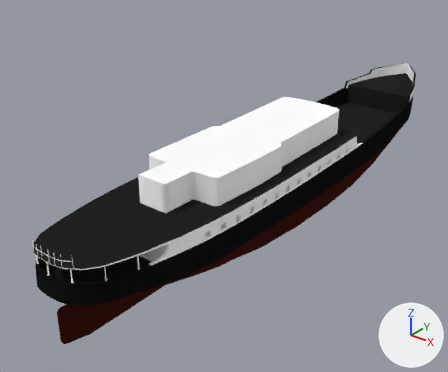
One commit to the Blender file Content/New 3D Models/SM_Ship_001.blend: the scene before it, then after it.
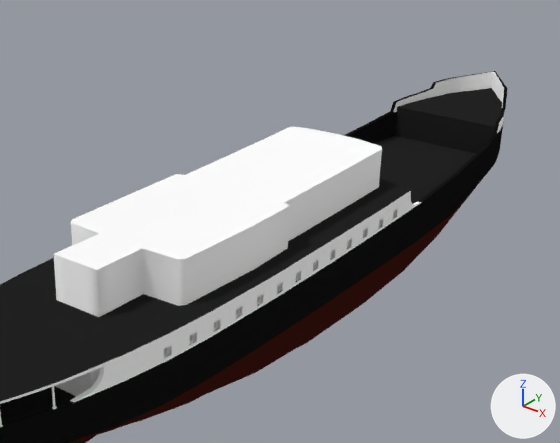
The first picture shows the older version from a 50 mm camera at (2.47, -3.86, 2.09) aimed at (-0.28, -0.42, -0.04). The close-ups show both versions on the part from 24% to 100% of the width and 5% to 78% of the height of that picture; other places that the commit changed are outside them. The lights are fixed; the arrows at lower right show +X, +Y and +Z.

Objects in the first close-up: 'Body', 'MainDeck', 'MainDeck_SideWalls', 'UpperDeck'.
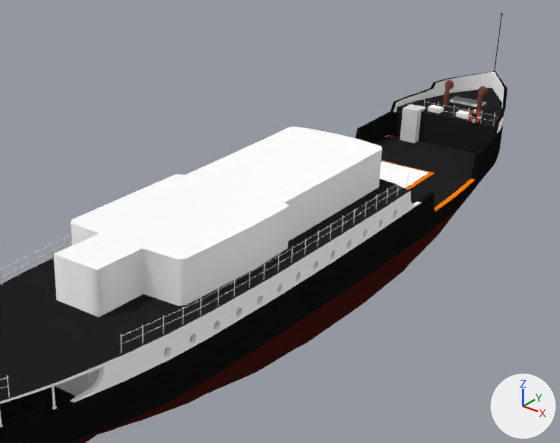
Boxes (x1, y1, x2, y2) around the edits, measured in the close-ups (560 x 443 px):
'Body', reshaped
    before: (0, 71, 507, 443)
    after: (0, 13, 507, 443)
'MainDeck', reshaped
    before: (0, 88, 502, 424)
    after: (0, 88, 502, 443)
'MainDeck_Hatch', added
    after: (380, 160, 434, 190)
'Cube.002', added
    after: (400, 104, 425, 143)
'UpperDeck_SideRails', added
    after: (0, 176, 409, 353)
'FrontPipe', added
    after: (443, 80, 488, 113)
'Lifebuoy_002', added
    after: (468, 110, 481, 123)
'FrontRails', added
    after: (400, 95, 495, 126)
part 1 of me_cube_002, added
    after: (494, 13, 503, 72)
part 2 of me_cube_002, built on
    before: (344, 122, 488, 224)
    after: (0, 111, 504, 443)
part 3 of me_cube_009, added
    after: (450, 96, 486, 107)
part 4 of me_cube_009, added
    after: (428, 105, 469, 119)
part 5 of me_cube_009, built on
    before: (34, 230, 364, 411)
    after: (34, 147, 473, 411)
part 6 of me_cube_011, built on
    both: (161, 207, 400, 361)

The change, as a list of edits to the scene's bpy script:
```text
Change me_cube_002:
    used by ob_body; location = (0.0, 0.0, 0.0); rotation_euler = (0.0, 0.0, 18.85), in degrees (0, 0, 0); scale = (-0.363, 0.363, 0.363)
    remove me_cube_002.from_pydata(...)  # 426 vertices, 390 faces; spans x -1.16..0.0, y -6.29..6.28, z -0.87..1.21
    add me_cube_002.from_pydata(...)  # 677 vertices, 662 faces; spans x -1.16..0.02, y -6.35..6.28, z -0.87..2.21
    me_cube_002 part 1: a new loose piece of 59 vertices spanning x -0.02..0.02, y 6.2..6.25, z 1.2..2.21, in mat_frontpole (brown #904c1b)
    me_cube_002 part 2: 2 vertices removed from x -1.11..-1.05, y 2.63, z 0.61; 135 vertices added at x -1.16..0.0, y -6.28..6.23, z -0.87..0.75
    add me_cube_002.materials.append(mat_frontpole)  # brown #904c1b
    add me_cube_002.materials.append(mat_yellow)  # orange #ff8001
Change me_cube_009:
    used by ob_maindeck; location = (0.0, 0.0, 0.0); rotation_euler = (0.0, 0.0, 21.99), in degrees (0, 0, 180); scale = (-0.363, 0.363, 0.363)
    remove me_cube_009.from_pydata(...)  # 422 vertices, 354 faces; spans x 0.0..1.09, y -6.16..6.21, z 0.21..0.92
    add me_cube_009.from_pydata(...)  # 1419 vertices, 1401 faces, 5 loose edges; spans x -0.35..1.09, y -6.2..6.21, z 0.17..0.92
    me_cube_009 part 3: a new loose piece, a box spanning x -0.273..0.273, y -5.37..-5.139, z 0.83..0.913, in mat_uperdeck_walls (white #ffffff)
    me_cube_009 part 4: a new loose piece, a box spanning x -0.354..-0.145, y -4.653..-4.504, z 0.828..0.915, in mat_uperdeck_walls (white #ffffff)
    me_cube_009 part 5: 35 vertices moved from x 0.0..0.86, y -1.05..4.65, z 0.21..0.77 to x 0.02..0.82, y -1.05..4.65, z 0.21..0.8; 193 vertices removed from x 0.0..1.09, y -1.05..4.65, z 0.21..0.81; 1166 vertices added at x 0.0..1.09, y -3.22..4.65, z 0.21..0.81
    add me_cube_009.materials.append(mat_uperdeck_walls)  # white #ffffff
    add me_cube_009.materials.append(mat_maindeck_windows)  # white #ffffff
    add me_cube_009.materials.append(mat_maindeck_doors)  # black #271816
    add me_cube_009.materials.append(mat_maindeck_windsheilds)  # blue #34b1ff
Change me_cube_011:
    used by ob_maindeck_sidewalls; location = (0.0, 0.0, 0.0); rotation_euler = (0.0, 0.0, 21.99), in degrees (0, 0, 180); scale = (-0.363, 0.363, 0.363)
    remove me_cube_011.from_pydata(...)  # 514 vertices, 434 faces; spans x 0.87..1.15, y -1.45..5.06, z 0.49..0.81
    add me_cube_011.from_pydata(...)  # 514 vertices, 538 faces; spans x 0.87..1.15, y -1.45..5.06, z 0.49..0.81
    me_cube_011 part 6
    20 vertices in x 1.03..1.14, y -0.74..3.83, z 0.64..0.69 move by (0.0, 0.02, -0.02)
    16 vertices in x 1.03..1.14, y -0.74..3.83, z 0.53..0.57 move by (0.0, 0.02, 0.02)
    14 vertices in x 1.06..1.15, y -0.63..3.18, z 0.64..0.69 move by (0.0, -0.02, -0.02)
    14 vertices in x 1.06..1.15, y -0.63..3.18, z 0.53..0.57 move by (0.0, -0.02, 0.02)
    8 vertices in x 1.02..1.14, y 0.14..3.94, z 0.64..0.68 move by (0.0, -0.01, -0.02)
    6 vertices in x 1.05..1.14, y 0.79..3.45, z 0.53..0.54 move by (0.0, 0.02, 0.01)
    26 vertices move from x 1.02..1.14, y 0.14..3.94, z 0.53..0.65 to x 1.02..1.14, y 0.13..3.93, z 0.54..0.63
    104 new faces join them
Add ob_cube_002:
    ob_cube_002 = bpy.data.objects.new('Cube.002', me_cube_024)  # a box spanning x -1.0..1.0, y -1.0..1.0, z -1.0..1.0
    ob_cube_002.location = (-0.204, 1.606, 0.181)
    ob_cube_002.scale = (0.0493, 0.0493, 0.14)
Add ob_lifebuoy_002:
    ob_lifebuoy_002 = bpy.data.objects.new('Lifebuoy_002', me_torus_001)  # 144 vertices, 144 faces; spans x -1.34..1.34, y -1.34..1.34, z -0.33..0.33; in mat_whitecircle (white #e7e7e7), mat_orangecircle (red #b95145)
    ob_lifebuoy_002.location = (0.183, 1.603, 0.34)
    ob_lifebuoy_002.rotation_euler = (1.571, 0.0, 0.0)  # degrees (90, 0, 0)
    ob_lifebuoy_002.scale = (0.031, 0.031, 0.0203)
Add ob_maindeck_hatch:
    ob_maindeck_hatch = bpy.data.objects.new('MainDeck_Hatch', me_cube_023)  # 16 vertices, 11 faces; spans x 0.0..0.463, y -3.23..-2.051, z 0.246..0.322; in mat_uperdeck_walls (white #ffffff), mat_shipbody_upperpart (black #161616), mat_yellow (orange #ff8001); modifiers MIRROR, EDGE_SPLIT
    ob_maindeck_hatch.location = (0.0, 0.0, 0.0)
    ob_maindeck_hatch.rotation_euler = (0.0, 0.0, 21.99)  # degrees (0, 0, 180)
    ob_maindeck_hatch.scale = (-0.363, 0.363, 0.363)
Add ob_upperdeck_siderails:
    ob_upperdeck_siderails = bpy.data.objects.new('UpperDeck_SideRails', me_cube_022)  # 1395 vertices, 1512 faces; spans x 0.98..1.11, y -1.05..4.46, z 0.78..1.05; in mat_uperdeck_walls (white #ffffff), mat_maindeck_walls (white #ffffff); modifiers EDGE_SPLIT, MIRROR
    ob_upperdeck_siderails.location = (0.0, 0.0, 0.0)
    ob_upperdeck_siderails.rotation_euler = (0.0, 0.0, 21.99)  # degrees (0, 0, 180)
    ob_upperdeck_siderails.scale = (-0.363, 0.363, 0.363)
Add ob_frontrails:
    ob_frontrails = bpy.data.objects.new('FrontRails', me_cube_020)  # 550 vertices, 608 faces; spans x -0.83..0.83, y -4.43..-4.42, z 0.83..1.05; in mat_uperdeck_walls (white #ffffff), mat_maindeck_walls (white #ffffff); modifiers EDGE_SPLIT
    ob_frontrails.location = (0.0, 0.0, 0.0)
    ob_frontrails.rotation_euler = (0.0, 0.0, 21.99)  # degrees (0, 0, 180)
    ob_frontrails.scale = (-0.363, 0.363, 0.363)
Add ob_frontpipe:
    ob_frontpipe = bpy.data.objects.new('FrontPipe', me_cube_013)  # 169 vertices, 168 faces; spans x 0.214..0.374, y -4.994..-4.863, z 0.848..1.287; in mat_frontpipe (brown #7a483d); modifiers MIRROR, EDGE_SPLIT
    ob_frontpipe.location = (0.021, -0.001, -0.001)
    ob_frontpipe.rotation_euler = (0.0, 0.0, 21.99)  # degrees (0, 0, 180)
    ob_frontpipe.scale = (-0.363, 0.363, 0.363)
```
